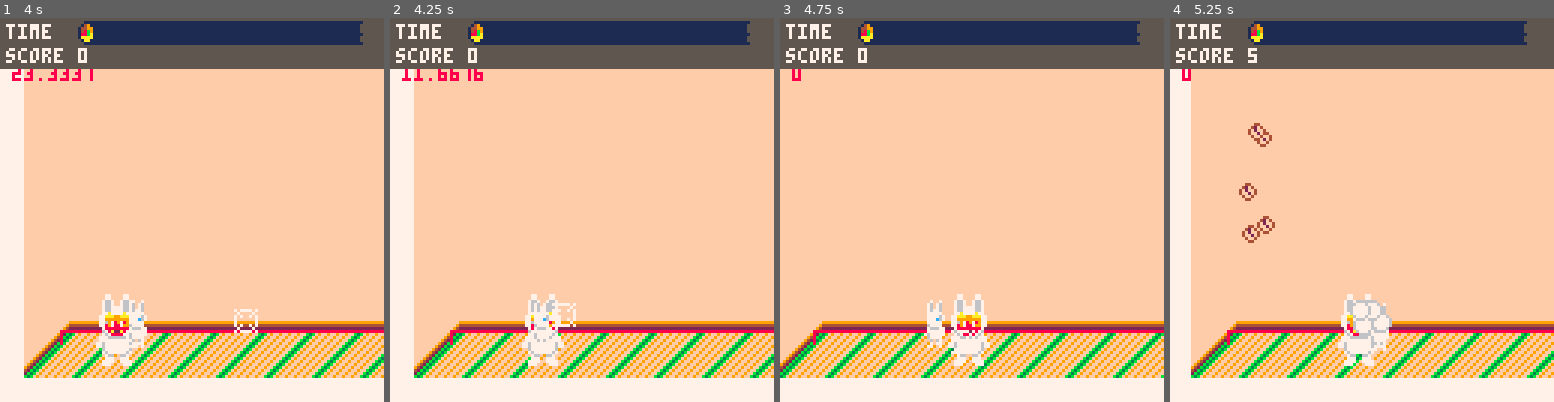
Above: before the commit, frames 1-4 (left to right).
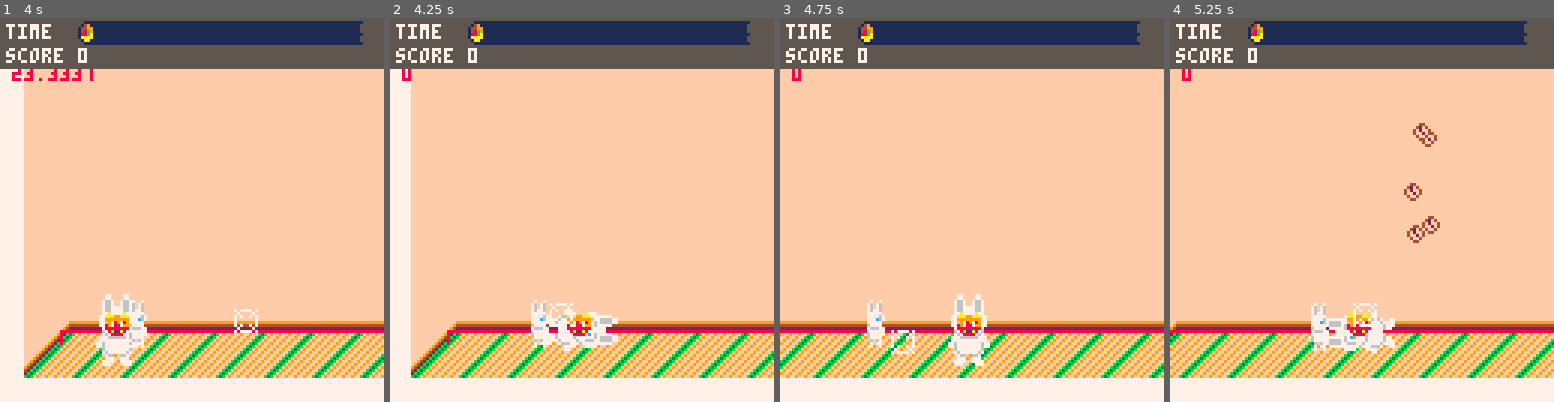
Above: after the commit, the same moments.

Repository: josiahp/setsubun
Game: PICO-8 cartridge setsubun.p8
The game is run twice, just before and just after one commit, with the same random seed, the same clock (stepped at 60 frames per second) and the same inputs.
Inputs:
- Up to frame 1 (4 s): tap X (X key) at 0.33, 1.07, 1.85, 2.97 s; tap O (Z key) at 0.7, 1.7, 2.1, 2.5, 2.9, 3.3, 3.7 s; hold Right 1.6-2.1 s; hold Up 2.15-2.42 s; hold Right 2.47-3.03 s; hold Left 3.08-3.58 s; hold Down 3.63-3.97 s
- Up to frame 2 (4.25 s): hold Right from 4.02 s (still down); tap X (X key) at 4.08 s; tap O (Z key) at 4.1 s
- Up to frame 3 (4.75 s): tap O (Z key) at 4.5 s; release Right at 4.68 s; hold Up from 4.73 s (still down)
- Up to frame 4 (5.25 s): tap O (Z key) at 4.9 s; release Up at 5.03 s; hold Left from 5.08 s (still down); tap X (X key) at 5.2 s

Frame 1 is identical in both runs. In frame 2, 10% of the frame differs, in the area x 3-100%, y 13-94%; in frame 3, 9.5%; in frame 4, 15%, in the area x 0-100%, y 8-94%.

Commit message:
feat: dad can dive left/right

Diff:
--- a/setsubun.p8
+++ b/setsubun.p8
@@ -266,18 +266,72 @@
 		x=63,
 		y=104,
 		spd=50,
+		dive_spd=150,
+		dive_duration=0.2,
+		dive_timer=0,
+		state="walking",
+		start_diving=function(d)
+			d.state="diving"
+			d.dive_timer=d.dive_duration
+		end,
+		start_walking=function(d)
+			d.state="walking"
+		end,
 		update=function(d,dt)
+			if d.state == "walking" then
+				d:update_walking(dt)
+			elseif d.state == "diving" then
+				d:update_diving(dt)
+			end
+		end,
+		update_walking=function(d,dt)
 			local vx,vy=0,0
 			if btn(⬅️) then
 				vx-=d.spd
 			elseif btn(➡️) then
 				vx+=d.spd
 			end
+			d:move(vx,vy)
+			-- switch to diving
+			if btn(⬅️) then
+				d.direction="⬅️"
+			elseif btn(➡️) then
+				d.direction="➡️"
+			end
+			if btnp(❎) then
+				d:start_diving()
+				return
+			end
+		end,
+		update_diving=function(d,dt)
+			local vx,vy=0,0
+			if d.direction == "⬅️" then
+				vx-=d.dive_spd
+			elseif d.direction == "➡️" then
+				vx+=d.dive_spd
+			end
+			d:move(vx,vy)
+			-- switch back to walking
+			d.dive_timer-=dt
+			if d.dive_timer <= 0 then
+				d:start_walking()
+			end
+		end,
+		move=function(d,vx,vy)
 			d.x=mid(mapinfo.char_minx,d.x+vx*dt,256)
 			d.y+=vy*dt
 		end,
 		draw=function(d)
-			spr(1,d.x-8,d.y-12,2,3,false,false)
+			-- spr(1,d.x-8,d.y-12,2,3,false,false)
+			local rot=0
+			if d.state=="diving" then
+			 if d.direction=="⬅️" then
+			  rot=-0.25
+			 elseif d.direction=="➡️" then
+			  rot=0.25
+			 end
+			end
+			pd_rotate(d.x,d.y,rot,5.5,61,3)
 			--dad's mask
 			spr(19,d.x-4,d.y-6)
 		end,
@@ -304,6 +358,17 @@
 	return vx,vy
 end
 
+--https://www.lexaloffle.com/bbs/?pid=78451
+function pd_rotate(x,y,rot,mx,my,w,flip,scale)
+  scale=scale or 1
+  local halfw, cx=scale*-w/2, mx + .5
+  local cy,cs,ss=my-halfw/scale,cos(rot)/scale,sin(rot)/scale
+  local sx, sy, hx, hy=cx+cs*halfw, cy+ss*halfw, w*(flip and -4 or 4)*scale, w*4*scale
+  for py=y-hy, y+hy do
+  tline(x-hx, py, x+hx, py, sx -ss*halfw, sy + cs*halfw, cs/8, ss/8)
+  halfw+=.125
+  end
+end
 -->8
 --flow
 
@@ -872,11 +937,11 @@
 00000000000000000000000000000000000000000000000000000000000000000000000000000000000000000000000000000000000000000000000000000000
 00000000000000000000000000000000000000000000000000000000000000000000000000000000000000000000000000000000000000000000000000000000
 00000000000000000000000000000000000000000000000000000000000000000000000000000000000000000000000000000000000000000000000000000000
-00000000000000000000000000000000000000000000000000000000000000000000000000000000000000000000000000000000000000000000000000000000
-00000000000000000000000000000000000000000000000000000000000000000000000000000000000000000000000000000000000000000000000000000000
-d0000000000000000000000000000000000000000000000000000000000000000000000000000000000000000000000000000000000000000000000000000000
-00000000000000000000000000000000000000000000000000000000000000000000000000000000000000000000000000000000000000000000000000000000
-90a00000000000000000000000000000000000000000000000000000000000000000000000000000000000000000000000000000000000000000000000000000
+00000000001020000000000000000000000000000000000000000000000000000000000000000000000000000000000000000000000000000000000000000000
+00000000000000000000000000000000000000000000000000000000000000000000000000000000000000000000000000000000000000000000000000000000
+d0000000001121000000000000000000000000000000000000000000000000000000000000000000000000000000000000000000000000000000000000000000
+00000000000000000000000000000000000000000000000000000000000000000000000000000000000000000000000000000000000000000000000000000000
+90a00000001222000000000000000000000000000000000000000000000000000000000000000000000000000000000000000000000000000000000000000000
 __map__
 0505050505050505050505050505050505050505050505050505050505050505050505050505050505050505050500000000000000000000000000000000000000000000000000000000000000000000000000000000000000000000000000000000000000000000000000000000000000000000000000000000000000000000
 0505050505050505050505050505050505050505050505050505050505050505050505050505050505050505050000000000000000000000000000000000000000000000000000000000000000000000000000000000000000000000000000000000000000000000000000000000000000000000000000000000000000000000
